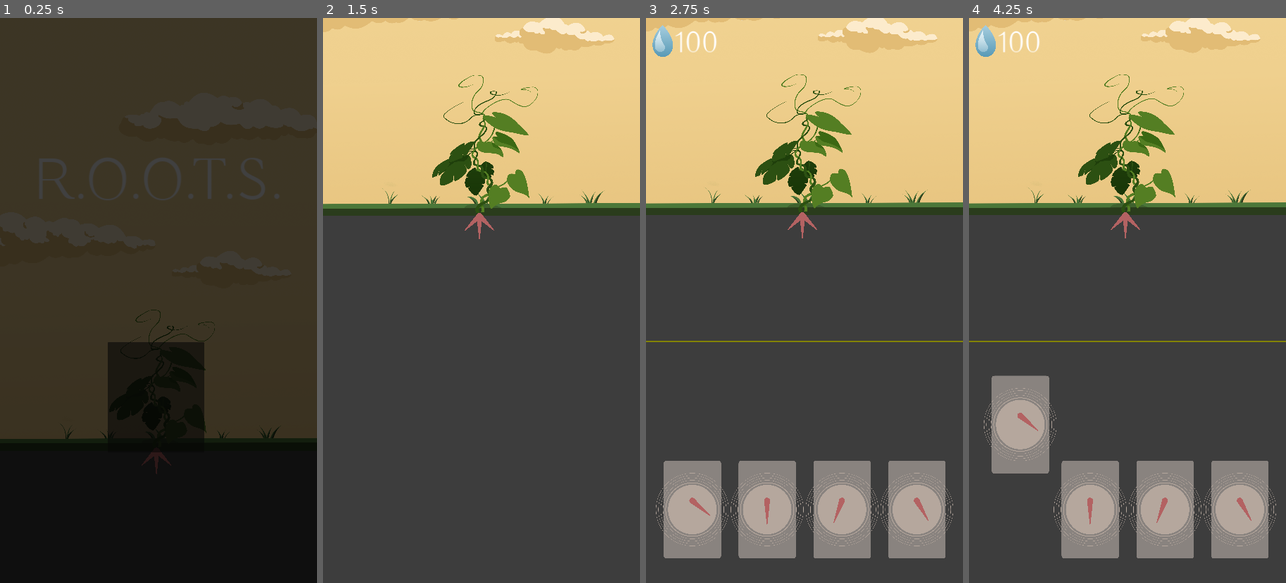
Above: before the commit, frames 1-4 (left to right).
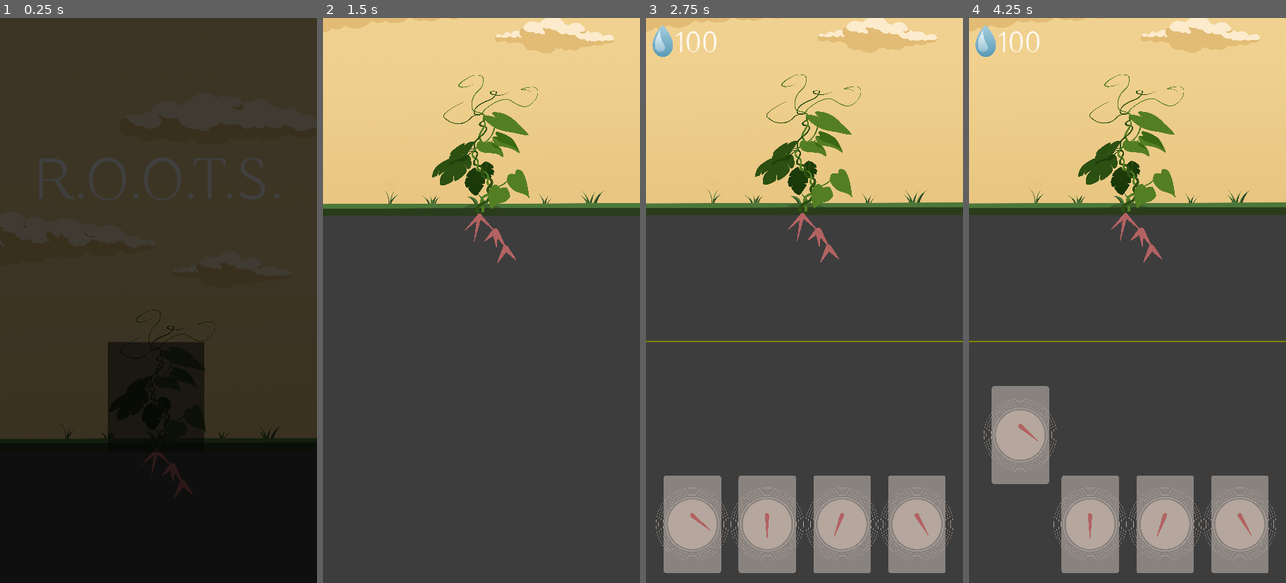
Above: after the commit, the same moments.

Repository: Disablak/ggj23
Game: Godot game, scene res://Main.tscn
The game is run twice, just before and just after one commit, with the same random seed, the same clock (stepped at 60 frames per second) and the same inputs.
Inputs (mouse positions are in pixels of both pictures, inside the frame that each line leads up to):
- Up to frame 1 (0.25 s): no input
- Up to frame 2 (1.5 s): click (478, 396) at 0.5 s; drag from (478, 266) to (513, 176) at 1.27 s
- Up to frame 3 (2.75 s): drag from (801, 221) to (788, 413) at 2.02 s
- Up to frame 4 (4.25 s): move the mouse to (1124, 221) at 2.77 s; click (1124, 221) at 2.92 s; tap Enter at 3.5 s; drag from (1016, 509) to (1032, 215) at 3.52 s

The runs differ from the first frame. In frame 1, 0.2% of the frame differs, in the area x 45-61%, y 76-85%; in frame 2, 0.2%; in frame 3, 8.0%, in the area x 3-97%, y 34-99%; in frame 4, 7.5%.

Commit message:
level editor

Diff:
--- a/levels/Level1.tscn
+++ b/levels/Level1.tscn
@@ -1,12 +1,56 @@
-[gd_scene load_steps=2 format=3 uid="uid://cf3judo7gtoat"]
+[gd_scene load_steps=3 format=3 uid="uid://cf3judo7gtoat"]
 
 [ext_resource type="PackedScene" uid="uid://b3vo7or8n5ot5" path="res://levels/LevelBase.tscn" id="1_xvv0e"]
+[ext_resource type="PackedScene" uid="uid://bv6lfet11yn0t" path="res://scenes/StartStick.tscn" id="2_ok2uy"]
 
 [node name="Level" instance=ExtResource("1_xvv0e")]
+
+[node name="Line2D" parent="Stick3" index="3"]
+points = PackedVector2Array(2.08165e-12, 2.08165e-12, -18, 88)
 
 [node name="LowerEdge" parent="." index="4"]
 points = PackedVector2Array(-200, 1100, 1200, 1100)
 
+[node name="Stick4" parent="." index="9" instance=ExtResource("2_ok2uy")]
+position = Vector2(588, 753)
+
+[node name="Line2D" parent="Stick4" index="3"]
+points = PackedVector2Array(2.08165e-12, 2.08165e-12, 36, 57)
+width = 20.0
+
+[node name="Stick5" parent="." index="10" instance=ExtResource("2_ok2uy")]
+position = Vector2(622, 810)
+
+[node name="Line2D" parent="Stick5" index="3"]
+points = PackedVector2Array(2.08165e-12, 2.08165e-12, 36, 40)
+width = 20.0
+
+[node name="Stick6" parent="." index="11" instance=ExtResource("2_ok2uy")]
+position = Vector2(622, 810)
+
+[node name="Line2D" parent="Stick6" index="3"]
+points = PackedVector2Array(2.08165e-12, 2.08165e-12, -28, 51)
+width = 20.0
+
+[node name="Stick7" parent="." index="12" instance=ExtResource("2_ok2uy")]
+position = Vector2(586, 752)
+
+[node name="Line2D" parent="Stick7" index="3"]
+points = PackedVector2Array(2.08165e-12, 2.08165e-12, -35, 34)
+width = 20.0
+
+[node name="Stick8" parent="." index="13" instance=ExtResource("2_ok2uy")]
+position = Vector2(586, 752)
+
+[node name="Line2D" parent="Stick8" index="3"]
+points = PackedVector2Array(2.08165e-12, 2.08165e-12, 5, 55)
+width = 20.0
+
 [editable path="Stick"]
 [editable path="Stick2"]
 [editable path="Stick3"]
+[editable path="Stick4"]
+[editable path="Stick5"]
+[editable path="Stick6"]
+[editable path="Stick7"]
+[editable path="Stick8"]
--- a/scenes/GUI.tscn
+++ b/scenes/GUI.tscn
@@ -36,8 +36,8 @@
 anchor_top = 1.0
 anchor_right = 1.0
 anchor_bottom = 1.0
-offset_top = -400.0
-offset_bottom = -100.0
+offset_top = -350.0
+offset_bottom = -50.0
 grow_horizontal = 2
 grow_vertical = 0
 theme_override_constants/separation = 30
--- /dev/null
+++ b/scenes/StartStick.tscn
@@ -0,0 +1,19 @@
+[gd_scene load_steps=2 format=3 uid="uid://bv6lfet11yn0t"]
+
+[ext_resource type="PackedScene" uid="uid://bmcsnc8is2ew7" path="res://scenes/Stick.tscn" id="1_68f7e"]
+
+[node name="Stick" instance=ExtResource("1_68f7e")]
+input_pickable = false
+is_start_stick = true
+
+[node name="Sprite2DCard" parent="." index="0"]
+visible = false
+
+[node name="Sprite2DCard2" parent="." index="1"]
+visible = false
+
+[node name="CollisionShape2D" parent="." index="2"]
+visible = false
+
+[node name="Line2D" parent="." index="3"]
+default_color = Color(0.701961, 0.384314, 0.384314, 1)
--- a/scenes/Stick.tscn
+++ b/scenes/Stick.tscn
@@ -10,6 +10,321 @@
 [sub_resource type="Curve" id="Curve_r2uxl"]
 _data = [Vector2(0, 1), 0.0, -0.870038, 0, 1, Vector2(1, 0.129962), -0.870038, 0.0, 1, 0]
 point_count = 2
+
+[sub_resource type="Animation" id="Animation_sn5ih"]
+length = 0.001
+tracks/0/type = "bezier"
+tracks/0/imported = false
+tracks/0/enabled = true
+tracks/0/path = NodePath("Sprite2DCard:scale:x")
+tracks/0/interp = 1
+tracks/0/loop_wrap = true
+tracks/0/keys = {
+"handle_modes": PackedInt32Array(0),
+"points": PackedFloat32Array(1e-05, -0.25, 0, 0.25, 0),
+"times": PackedFloat32Array(0)
+}
+tracks/1/type = "bezier"
+tracks/1/imported = false
+tracks/1/enabled = true
+tracks/1/path = NodePath("Sprite2DCard:scale:y")
+tracks/1/interp = 1
+tracks/1/loop_wrap = true
+tracks/1/keys = {
+"handle_modes": PackedInt32Array(0),
+"points": PackedFloat32Array(0.24, -0.25, 0, 0.25, 0),
+"times": PackedFloat32Array(0)
+}
+tracks/2/type = "bezier"
+tracks/2/imported = false
+tracks/2/enabled = true
+tracks/2/path = NodePath("Sprite2DCard2:self_modulate:a")
+tracks/2/interp = 1
+tracks/2/loop_wrap = true
+tracks/2/keys = {
+"handle_modes": PackedInt32Array(0),
+"points": PackedFloat32Array(0, -0.25, 0, 0.25, 0),
+"times": PackedFloat32Array(0)
+}
+tracks/3/type = "bezier"
+tracks/3/imported = false
+tracks/3/enabled = true
+tracks/3/path = NodePath("Line2D:default_color:a")
+tracks/3/interp = 1
+tracks/3/loop_wrap = true
+tracks/3/keys = {
+"handle_modes": PackedInt32Array(0),
+"points": PackedFloat32Array(1, -0.25, 0, 0.25, 0),
+"times": PackedFloat32Array(0)
+}
+tracks/4/type = "bezier"
+tracks/4/imported = false
+tracks/4/enabled = true
+tracks/4/path = NodePath("Sprite2DCard:self_modulate:r")
+tracks/4/interp = 1
+tracks/4/loop_wrap = true
+tracks/4/keys = {
+"handle_modes": PackedInt32Array(0),
+"points": PackedFloat32Array(1, -0.25, 0, 0.25, 0),
+"times": PackedFloat32Array(0)
+}
+tracks/5/type = "bezier"
+tracks/5/imported = false
+tracks/5/enabled = true
+tracks/5/path = NodePath("Sprite2DCard:self_modulate:g")
+tracks/5/interp = 1
+tracks/5/loop_wrap = true
+tracks/5/keys = {
+"handle_modes": PackedInt32Array(0),
+"points": PackedFloat32Array(1, -0.25, 0, 0.25, 0),
+"times": PackedFloat32Array(0)
+}
+tracks/6/type = "bezier"
+tracks/6/imported = false
+tracks/6/enabled = true
+tracks/6/path = NodePath("Sprite2DCard:self_modulate:b")
+tracks/6/interp = 1
+tracks/6/loop_wrap = true
+tracks/6/keys = {
+"handle_modes": PackedInt32Array(0),
+"points": PackedFloat32Array(1, -0.25, 0, 0.25, 0),
+"times": PackedFloat32Array(0)
+}
+tracks/7/type = "bezier"
+tracks/7/imported = false
+tracks/7/enabled = true
+tracks/7/path = NodePath("Sprite2DCard:self_modulate:a")
+tracks/7/interp = 1
+tracks/7/loop_wrap = true
+tracks/7/keys = {
+"handle_modes": PackedInt32Array(0),
+"points": PackedFloat32Array(0.509804, -0.25, 0, 0.25, 0),
+"times": PackedFloat32Array(0)
+}
+tracks/8/type = "bezier"
+tracks/8/imported = false
+tracks/8/enabled = true
+tracks/8/path = NodePath("Sprite2DCard2:self_modulate:r")
+tracks/8/interp = 1
+tracks/8/loop_wrap = true
+tracks/8/keys = {
+"handle_modes": PackedInt32Array(0),
+"points": PackedFloat32Array(1, -0.25, 0, 0.25, 0),
+"times": PackedFloat32Array(0)
+}
+tracks/9/type = "bezier"
+tracks/9/imported = false
+tracks/9/enabled = true
+tracks/9/path = NodePath("Sprite2DCard2:self_modulate:g")
+tracks/9/interp = 1
+tracks/9/loop_wrap = true
+tracks/9/keys = {
+"handle_modes": PackedInt32Array(0),
+"points": PackedFloat32Array(1, -0.25, 0, 0.25, 0),
+"times": PackedFloat32Array(0)
+}
+tracks/10/type = "bezier"
+tracks/10/imported = false
+tracks/10/enabled = true
+tracks/10/path = NodePath("Sprite2DCard2:self_modulate:b")
+tracks/10/interp = 1
+tracks/10/loop_wrap = true
+tracks/10/keys = {
+"handle_modes": PackedInt32Array(0),
+"points": PackedFloat32Array(1, -0.25, 0, 0.25, 0),
+"times": PackedFloat32Array(0)
+}
+tracks/11/type = "bezier"
+tracks/11/imported = false
+tracks/11/enabled = true
+tracks/11/path = NodePath("Line2D:default_color:r")
+tracks/11/interp = 1
+tracks/11/loop_wrap = true
+tracks/11/keys = {
+"handle_modes": PackedInt32Array(0),
+"points": PackedFloat32Array(0.701961, -0.25, 0, 0.25, 0),
+"times": PackedFloat32Array(0)
+}
+tracks/12/type = "bezier"
+tracks/12/imported = false
+tracks/12/enabled = true
+tracks/12/path = NodePath("Line2D:default_color:g")
+tracks/12/interp = 1
+tracks/12/loop_wrap = true
+tracks/12/keys = {
+"handle_modes": PackedInt32Array(0),
+"points": PackedFloat32Array(0.384314, -0.25, 0, 0.25, 0),
+"times": PackedFloat32Array(0)
+}
+tracks/13/type = "bezier"
+tracks/13/imported = false
+tracks/13/enabled = true
+tracks/13/path = NodePath("Line2D:default_color:b")
+tracks/13/interp = 1
+tracks/13/loop_wrap = true
+tracks/13/keys = {
+"handle_modes": PackedInt32Array(0),
+"points": PackedFloat32Array(0.384314, -0.25, 0, 0.25, 0),
+"times": PackedFloat32Array(0)
+}
+
+[sub_resource type="Animation" id="Animation_5m1qm"]
+resource_name = "idle"
+loop_mode = 1
+tracks/0/type = "bezier"
+tracks/0/imported = false
+tracks/0/enabled = true
+tracks/0/path = NodePath("Sprite2DCard:self_modulate:r")
+tracks/0/interp = 1
+tracks/0/loop_wrap = true
+tracks/0/keys = {
+"handle_modes": PackedInt32Array(0, 0),
+"points": PackedFloat32Array(1, -0.25, 0, 0.25, 0, 1, -0.25, 0, 0.25, 0),
+"times": PackedFloat32Array(0, 1)
+}
+tracks/1/type = "bezier"
+tracks/1/imported = false
+tracks/1/enabled = true
+tracks/1/path = NodePath("Sprite2DCard:self_modulate:g")
+tracks/1/interp = 1
+tracks/1/loop_wrap = true
+tracks/1/keys = {
+"handle_modes": PackedInt32Array(0, 0),
+"points": PackedFloat32Array(1, -0.25, 0, 0.25, 0, 1, -0.25, 0, 0.25, 0),
+"times": PackedFloat32Array(0, 1)
+}
+tracks/2/type = "bezier"
+tracks/2/imported = false
+tracks/2/enabled = true
+tracks/2/path = NodePath("Sprite2DCard:self_modulate:b")
+tracks/2/interp = 1
+tracks/2/loop_wrap = true
+tracks/2/keys = {
+"handle_modes": PackedInt32Array(0, 0),
+"points": PackedFloat32Array(1, -0.25, 0, 0.25, 0, 1, -0.25, 0, 0.25, 0),
+"times": PackedFloat32Array(0, 1)
+}
+tracks/3/type = "bezier"
+tracks/3/imported = false
+tracks/3/enabled = true
+tracks/3/path = NodePath("Sprite2DCard:self_modulate:a")
+tracks/3/interp = 1
+tracks/3/loop_wrap = true
+tracks/3/keys = {
+"handle_modes": PackedInt32Array(0, 0),
+"points": PackedFloat32Array(0.509804, -0.25, 0, 0.25, 0, 0.509804, -0.25, 0, 0.25, 0),
+"times": PackedFloat32Array(0, 1)
+}
+tracks/4/type = "bezier"
+tracks/4/imported = false
+tracks/4/enabled = true
+tracks/4/path = NodePath("Sprite2DCard:scale:x")
+tracks/4/interp = 1
+tracks/4/loop_wrap = true
+tracks/4/keys = {
+"handle_modes": PackedInt32Array(0, 0),
+"points": PackedFloat32Array(1e-05, -0.25, 0, 0.25, 0, 1e-05, -0.25, 0, 0.25, 0),
+"times": PackedFloat32Array(0, 1)
+}
+tracks/5/type = "bezier"
+tracks/5/imported = false
+tracks/5/enabled = true
+tracks/5/path = NodePath("Sprite2DCard:scale:y")
+tracks/5/interp = 1
+tracks/5/loop_wrap = true
+tracks/5/keys = {
+"handle_modes": PackedInt32Array(0, 0),
+"points": PackedFloat32Array(0.24, -0.25, 0, 0.25, 0, 0.24, -0.25, 0, 0.25, 0),
+"times": PackedFloat32Array(0, 1)
+}
+tracks/6/type = "bezier"
+tracks/6/imported = false
+tracks/6/enabled = true
+tracks/6/path = NodePath("Sprite2DCard2:self_modulate:r")
+tracks/6/interp = 1
+tracks/6/loop_wrap = true
+tracks/6/keys = {
+"handle_modes": PackedInt32Array(0, 0),
+"points": PackedFloat32Array(1, -0.25, 0, 0.25, 0, 1, -0.25, 0, 0.25, 0),
+"times": PackedFloat32Array(0, 1)
+}
+tracks/7/type = "bezier"
+tracks/7/imported = false
+tracks/7/enabled = true
+tracks/7/path = NodePath("Sprite2DCard2:self_modulate:g")
+tracks/7/interp = 1
+tracks/7/loop_wrap = true
+tracks/7/keys = {
+"handle_modes": PackedInt32Array(0, 0),
+"points": PackedFloat32Array(1, -0.25, 0, 0.25, 0, 1, -0.25, 0, 0.25, 0),
+"times": PackedFloat32Array(0, 1)
+}
+tracks/8/type = "bezier"
+tracks/8/imported = false
+tracks/8/enabled = true
+tracks/8/path = NodePath("Sprite2DCard2:self_modulate:b")
+tracks/8/interp = 1
+tracks/8/loop_wrap = true
+tracks/8/keys = {
+"handle_modes": PackedInt32Array(0, 0),
+"points": PackedFloat32Array(1, -0.25, 0, 0.25, 0, 1, -0.25, 0, 0.25, 0),
+"times": PackedFloat32Array(0, 1)
+}
+tracks/9/type = "bezier"
+tracks/9/imported = false
+tracks/9/enabled = true
+tracks/9/path = NodePath("Sprite2DCard2:self_modulate:a")
+tracks/9/interp = 1
+tracks/9/loop_wrap = true
+tracks/9/keys = {
+"handle_modes": PackedInt32Array(0, 0),
+"points": PackedFloat32Array(0, -0.25, 0, 0.25, 0, 0, -0.25, 0, 0.25, 0),
+"times": PackedFloat32Array(0, 1)
+}
+tracks/10/type = "bezier"
+tracks/10/imported = false
+tracks/10/enabled = true
+tracks/10/path = NodePath("Line2D:default_color:r")
+tracks/10/interp = 1
+tracks/10/loop_wrap = true
+tracks/10/keys = {
+"handle_modes": PackedInt32Array(0, 0),
+"points": PackedFloat32Array(0.701961, -0.25, 0, 0.25, 0, 0.701961, -0.25, 0, 0.25, 0),
+"times": PackedFloat32Array(0, 1)
+}
+tracks/11/type = "bezier"
+tracks/11/imported = false
+tracks/11/enabled = true
+tracks/11/path = NodePath("Line2D:default_color:g")
+tracks/11/interp = 1
+tracks/11/loop_wrap = true
+tracks/11/keys = {
+"handle_modes": PackedInt32Array(0, 0),
+"points": PackedFloat32Array(0.384314, -0.25, 0, 0.25, 0, 0.384314, -0.25, 0, 0.25, 0),
+"times": PackedFloat32Array(0, 1)
+}
+tracks/12/type = "bezier"
+tracks/12/imported = false
+tracks/12/enabled = true
+tracks/12/path = NodePath("Line2D:default_color:b")
+tracks/12/interp = 1
+tracks/12/loop_wrap = true
+tracks/12/keys = {
+"handle_modes": PackedInt32Array(0, 0),
+"points": PackedFloat32Array(0.384314, -0.25, 0, 0.25, 0, 0.384314, -0.25, 0, 0.25, 0),
+"times": PackedFloat32Array(0, 1)
+}
+tracks/13/type = "bezier"
+tracks/13/imported = false
+tracks/13/enabled = true
+tracks/13/path = NodePath("Line2D:default_color:a")
+tracks/13/interp = 1
+tracks/13/loop_wrap = true
+tracks/13/keys = {
+"handle_modes": PackedInt32Array(0, 0),
+"points": PackedFloat32Array(0, -0.25, 0, 0.25, 0, 0, -0.25, 0, 0.25, 0),
+"times": PackedFloat32Array(0, 1)
+}
 
 [sub_resource type="Animation" id="Animation_m55qc"]
 resource_name = "spawn"
@@ -59,321 +374,6 @@
 "times": PackedFloat32Array(0, 1)
 }
 
-[sub_resource type="Animation" id="Animation_sn5ih"]
-length = 0.001
-tracks/0/type = "bezier"
-tracks/0/imported = false
-tracks/0/enabled = true
-tracks/0/path = NodePath("Sprite2DCard:scale:x")
-tracks/0/interp = 1
-tracks/0/loop_wrap = true
-tracks/0/keys = {
-"handle_modes": PackedInt32Array(0),
-"points": PackedFloat32Array(1e-05, -0.25, 0, 0.25, 0),
-"times": PackedFloat32Array(0)
-}
-tracks/1/type = "bezier"
-tracks/1/imported = false
-tracks/1/enabled = true
-tracks/1/path = NodePath("Sprite2DCard:scale:y")
-tracks/1/interp = 1
-tracks/1/loop_wrap = true
-tracks/1/keys = {
-"handle_modes": PackedInt32Array(0),
-"points": PackedFloat32Array(0.24, -0.25, 0, 0.25, 0),
-"times": PackedFloat32Array(0)
-}
-tracks/2/type = "bezier"
-tracks/2/imported = false
-tracks/2/enabled = true
-tracks/2/path = NodePath("Sprite2DCard2:self_modulate:a")
-tracks/2/interp = 1
-tracks/2/loop_wrap = true
-tracks/2/keys = {
-"handle_modes": PackedInt32Array(0),
-"points": PackedFloat32Array(0, -0.25, 0, 0.25, 0),
-"times": PackedFloat32Array(0)
-}
-tracks/3/type = "bezier"
-tracks/3/imported = false
-tracks/3/enabled = true
-tracks/3/path = NodePath("Line2D:default_color:a")
-tracks/3/interp = 1
-tracks/3/loop_wrap = true
-tracks/3/keys = {
-"handle_modes": PackedInt32Array(0),
-"points": PackedFloat32Array(1, -0.25, 0, 0.25, 0),
-"times": PackedFloat32Array(0)
-}
-tracks/4/type = "bezier"
-tracks/4/imported = false
-tracks/4/enabled = true
-tracks/4/path = NodePath("Sprite2DCard:self_modulate:r")
-tracks/4/interp = 1
-tracks/4/loop_wrap = true
-tracks/4/keys = {
-"handle_modes": PackedInt32Array(0),
-"points": PackedFloat32Array(1, -0.25, 0, 0.25, 0),
-"times": PackedFloat32Array(0)
-}
-tracks/5/type = "bezier"
-tracks/5/imported = false
-tracks/5/enabled = true
-tracks/5/path = NodePath("Sprite2DCard:self_modulate:g")
-tracks/5/interp = 1
-tracks/5/loop_wrap = true
-tracks/5/keys = {
-"handle_modes": PackedInt32Array(0),
-"points": PackedFloat32Array(1, -0.25, 0, 0.25, 0),
-"times": PackedFloat32Array(0)
-}
-tracks/6/type = "bezier"
-tracks/6/imported = false
-tracks/6/enabled = true
-tracks/6/path = NodePath("Sprite2DCard:self_modulate:b")
-tracks/6/interp = 1
-tracks/6/loop_wrap = true
-tracks/6/keys = {
-"handle_modes": PackedInt32Array(0),
-"points": PackedFloat32Array(1, -0.25, 0, 0.25, 0),
-"times": PackedFloat32Array(0)
-}
-tracks/7/type = "bezier"
-tracks/7/imported = false
-tracks/7/enabled = true
-tracks/7/path = NodePath("Sprite2DCard:self_modulate:a")
-tracks/7/interp = 1
-tracks/7/loop_wrap = true
-tracks/7/keys = {
-"handle_modes": PackedInt32Array(0),
-"points": PackedFloat32Array(0.509804, -0.25, 0, 0.25, 0),
-"times": PackedFloat32Array(0)
-}
-tracks/8/type = "bezier"
-tracks/8/imported = false
-tracks/8/enabled = true
-tracks/8/path = NodePath("Sprite2DCard2:self_modulate:r")
-tracks/8/interp = 1
-tracks/8/loop_wrap = true
-tracks/8/keys = {
-"handle_modes": PackedInt32Array(0),
-"points": PackedFloat32Array(1, -0.25, 0, 0.25, 0),
-"times": PackedFloat32Array(0)
-}
-tracks/9/type = "bezier"
-tracks/9/imported = false
-tracks/9/enabled = true
-tracks/9/path = NodePath("Sprite2DCard2:self_modulate:g")
-tracks/9/interp = 1
-tracks/9/loop_wrap = true
-tracks/9/keys = {
-"handle_modes": PackedInt32Array(0),
-"points": PackedFloat32Array(1, -0.25, 0, 0.25, 0),
-"times": PackedFloat32Array(0)
-}
-tracks/10/type = "bezier"
-tracks/10/imported = false
-tracks/10/enabled = true
-tracks/10/path = NodePath("Sprite2DCard2:self_modulate:b")
-tracks/10/interp = 1
-tracks/10/loop_wrap = true
-tracks/10/keys = {
-"handle_modes": PackedInt32Array(0),
-"points": PackedFloat32Array(1, -0.25, 0, 0.25, 0),
-"times": PackedFloat32Array(0)
-}
-tracks/11/type = "bezier"
-tracks/11/imported = false
-tracks/11/enabled = true
-tracks/11/path = NodePath("Line2D:default_color:r")
-tracks/11/interp = 1
-tracks/11/loop_wrap = true
-tracks/11/keys = {
-"handle_modes": PackedInt32Array(0),
-"points": PackedFloat32Array(0.701961, -0.25, 0, 0.25, 0),
-"times": PackedFloat32Array(0)
-}
-tracks/12/type = "bezier"
-tracks/12/imported = false
-tracks/12/enabled = true
-tracks/12/path = NodePath("Line2D:default_color:g")
-tracks/12/interp = 1
-tracks/12/loop_wrap = true
-tracks/12/keys = {
-"handle_modes": PackedInt32Array(0),
-"points": PackedFloat32Array(0.384314, -0.25, 0, 0.25, 0),
-"times": PackedFloat32Array(0)
-}
-tracks/13/type = "bezier"
-tracks/13/imported = false
-tracks/13/enabled = true
-tracks/13/path = NodePath("Line2D:default_color:b")
-tracks/13/interp = 1
-tracks/13/loop_wrap = true
-tracks/13/keys = {
-"handle_modes": PackedInt32Array(0),
-"points": PackedFloat32Array(0.384314, -0.25, 0, 0.25, 0),
-"times": PackedFloat32Array(0)
-}
-
-[sub_resource type="Animation" id="Animation_5m1qm"]
-resource_name = "idle"
-loop_mode = 1
-tracks/0/type = "bezier"
-tracks/0/imported = false
-tracks/0/enabled = true
-tracks/0/path = NodePath("Sprite2DCard:self_modulate:r")
-tracks/0/interp = 1
-tracks/0/loop_wrap = true
-tracks/0/keys = {
-"handle_modes": PackedInt32Array(0, 0),
-"points": PackedFloat32Array(1, -0.25, 0, 0.25, 0, 1, -0.25, 0, 0.25, 0),
-"times": PackedFloat32Array(0, 1)
-}
-tracks/1/type = "bezier"
-tracks/1/imported = false
-tracks/1/enabled = true
-tracks/1/path = NodePath("Sprite2DCard:self_modulate:g")
-tracks/1/interp = 1
-tracks/1/loop_wrap = true
-tracks/1/keys = {
-"handle_modes": PackedInt32Array(0, 0),
-"points": PackedFloat32Array(1, -0.25, 0, 0.25, 0, 1, -0.25, 0, 0.25, 0),
-"times": PackedFloat32Array(0, 1)
-}
-tracks/2/type = "bezier"
-tracks/2/imported = false
-tracks/2/enabled = true
-tracks/2/path = NodePath("Sprite2DCard:self_modulate:b")
-tracks/2/interp = 1
-tracks/2/loop_wrap = true
-tracks/2/keys = {
-"handle_modes": PackedInt32Array(0, 0),
-"points": PackedFloat32Array(1, -0.25, 0, 0.25, 0, 1, -0.25, 0, 0.25, 0),
-"times": PackedFloat32Array(0, 1)
-}
-tracks/3/type = "bezier"
-tracks/3/imported = false
-tracks/3/enabled = true
-tracks/3/path = NodePath("Sprite2DCard:self_modulate:a")
-tracks/3/interp = 1
-tracks/3/loop_wrap = true
-tracks/3/keys = {
-"handle_modes": PackedInt32Array(0, 0),
-"points": PackedFloat32Array(0.509804, -0.25, 0, 0.25, 0, 0.509804, -0.25, 0, 0.25, 0),
-"times": PackedFloat32Array(0, 1)
-}
-tracks/4/type = "bezier"
-tracks/4/imported = false
-tracks/4/enabled = true
-tracks/4/path = NodePath("Sprite2DCard:scale:x")
-tracks/4/interp = 1
-tracks/4/loop_wrap = true
-tracks/4/keys = {
-"handle_modes": PackedInt32Array(0, 0),
-"points": PackedFloat32Array(1e-05, -0.25, 0, 0.25, 0, 1e-05, -0.25, 0, 0.25, 0),
-"times": PackedFloat32Array(0, 1)
-}
-tracks/5/type = "bezier"
-tracks/5/imported = false
-tracks/5/enabled = true
-tracks/5/path = NodePath("Sprite2DCard:scale:y")
-tracks/5/interp = 1
-tracks/5/loop_wrap = true
-tracks/5/keys = {
-"handle_modes": PackedInt32Array(0, 0),
-"points": PackedFloat32Array(0.24, -0.25, 0, 0.25, 0, 0.24, -0.25, 0, 0.25, 0),
-"times": PackedFloat32Array(0, 1)
-}
-tracks/6/type = "bezier"
-tracks/6/imported = false
-tracks/6/enabled = true
-tracks/6/path = NodePath("Sprite2DCard2:self_modulate:r")
-tracks/6/interp = 1
-tracks/6/loop_wrap = true
-tracks/6/keys = {
-"handle_modes": PackedInt32Array(0, 0),
-"points": PackedFloat32Array(1, -0.25, 0, 0.25, 0, 1, -0.25, 0, 0.25, 0),
-"times": PackedFloat32Array(0, 1)
-}
-tracks/7/type = "bezier"
-tracks/7/imported = false
-tracks/7/enabled = true
-tracks/7/path = NodePath("Sprite2DCard2:self_modulate:g")
-tracks/7/interp = 1
-tracks/7/loop_wrap = true
-tracks/7/keys = {
-"handle_modes": PackedInt32Array(0, 0),
-"points": PackedFloat32Array(1, -0.25, 0, 0.25, 0, 1, -0.25, 0, 0.25, 0),
-"times": PackedFloat32Array(0, 1)
-}
-tracks/8/type = "bezier"
-tracks/8/imported = false
-tracks/8/enabled = true
-tracks/8/path = NodePath("Sprite2DCard2:self_modulate:b")
-tracks/8/interp = 1
-tracks/8/loop_wrap = true
-tracks/8/keys = {
-"handle_modes": PackedInt32Array(0, 0),
-"points": PackedFloat32Array(1, -0.25, 0, 0.25, 0, 1, -0.25, 0, 0.25, 0),
-"times": PackedFloat32Array(0, 1)
-}
-tracks/9/type = "bezier"
-tracks/9/imported = false
-tracks/9/enabled = true
-tracks/9/path = NodePath("Sprite2DCard2:self_modulate:a")
-tracks/9/interp = 1
-tracks/9/loop_wrap = true
-tracks/9/keys = {
-"handle_modes": PackedInt32Array(0, 0),
-"points": PackedFloat32Array(0, -0.25, 0, 0.25, 0, 0, -0.25, 0, 0.25, 0),
-"times": PackedFloat32Array(0, 1)
-}
-tracks/10/type = "bezier"
-tracks/10/imported = false
-tracks/10/enabled = true
-tracks/10/path = NodePath("Line2D:default_color:r")
-tracks/10/interp = 1
-tracks/10/loop_wrap = true
-tracks/10/keys = {
-"handle_modes": PackedInt32Array(0, 0),
-"points": PackedFloat32Array(0.701961, -0.25, 0, 0.25, 0, 0.701961, -0.25, 0, 0.25, 0),
-"times": PackedFloat32Array(0, 1)
-}
-tracks/11/type = "bezier"
-tracks/11/imported = false
-tracks/11/enabled = true
-tracks/11/path = NodePath("Line2D:default_color:g")
-tracks/11/interp = 1
-tracks/11/loop_wrap = true
-tracks/11/keys = {
-"handle_modes": PackedInt32Array(0, 0),
-"points": PackedFloat32Array(0.384314, -0.25, 0, 0.25, 0, 0.384314, -0.25, 0, 0.25, 0),
-"times": PackedFloat32Array(0, 1)
-}
-tracks/12/type = "bezier"
-tracks/12/imported = false
-tracks/12/enabled = true
-tracks/12/path = NodePath("Line2D:default_color:b")
-tracks/12/interp = 1
-tracks/12/loop_wrap = true
-tracks/12/keys = {
-"handle_modes": PackedInt32Array(0, 0),
-"points": PackedFloat32Array(0.384314, -0.25, 0, 0.25, 0, 0.384314, -0.25, 0, 0.25, 0),
-"times": PackedFloat32Array(0, 1)
-}
-tracks/13/type = "bezier"
-tracks/13/imported = false
-tracks/13/enabled = true
-tracks/13/path = NodePath("Line2D:default_color:a")
-tracks/13/interp = 1
-tracks/13/loop_wrap = true
-tracks/13/keys = {
-"handle_modes": PackedInt32Array(0, 0),
-"points": PackedFloat32Array(0, -0.25, 0, 0.25, 0, 0, -0.25, 0, 0.25, 0),
-"times": PackedFloat32Array(0, 1)
-}
-
 [sub_resource type="AnimationLibrary" id="AnimationLibrary_jb6if"]
 _data = {
 "RESET": SubResource("Animation_sn5ih"),
@@ -407,9 +407,9 @@
 [node name="Line2D" type="Line2D" parent="."]
 position = Vector2(2.08165e-12, -30)
 points = PackedVector2Array(2.08165e-12, 2.08165e-12, 47, 49)
-width = 20.0
+width = 15.0
 width_curve = SubResource("Curve_r2uxl")
-default_color = Color(0.701961, 0.384314, 0.384314, 0)
+default_color = Color(0.701961, 0.384314, 0.384314, 1)
 begin_cap_mode = 2
 
 [node name="AnimationPlayer" type="AnimationPlayer" parent="."]
--- a/scripts/GUI.gd
+++ b/scripts/GUI.gd
@@ -41,6 +41,7 @@
 		Vector2.ONE, 0.2)
 
 func set_label_water_text(value: int):
+	label_water.label_settings.font_color = Color.WHITE
 	label_water.text = "{0}".format([value])
 
 
--- a/scripts/RootsController.gd
+++ b/scripts/RootsController.gd
@@ -204,6 +204,9 @@
 
 
 func release_stick_wrong():
+	draw_hints.clear_hint_point()
+	draw_hints.clear_stick()
+	show_hint_water(null)
 	on_wrong_release.emit(selected_stick)
 	cur_stick_id = -1
 
@@ -216,6 +219,19 @@
 		stick.is_connected_to_root = true
 		stick.line2d.default_color.a = 1.0
 		all_sticks_in_root.append(stick)
+
+		for stick_j in level.get_children():
+			if not stick_j is Stick:
+				continue
+
+			var distance_to_points = get_stick_end_pos(stick).distance_to(get_stick_start_pos(stick_j))
+			if distance_to_points < DISTANCE_TO_DETECT_POINTS:
+				if stick.stick_children.size() >= MAX_STICK_CHILDREN:
+					printerr("sticks have max children")
+					continue
+
+				stick.stick_children.append(stick_j)
+				print("connected in init")
 
 		if is_lowest(stick):
 			lowest_stick = stick
